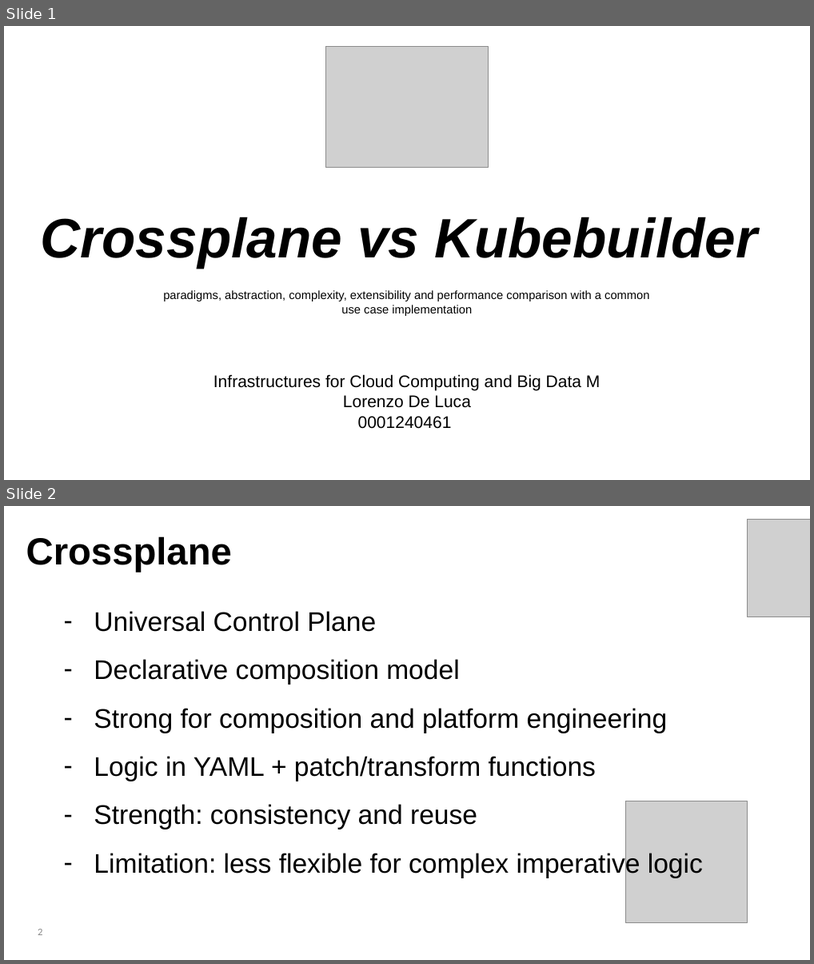
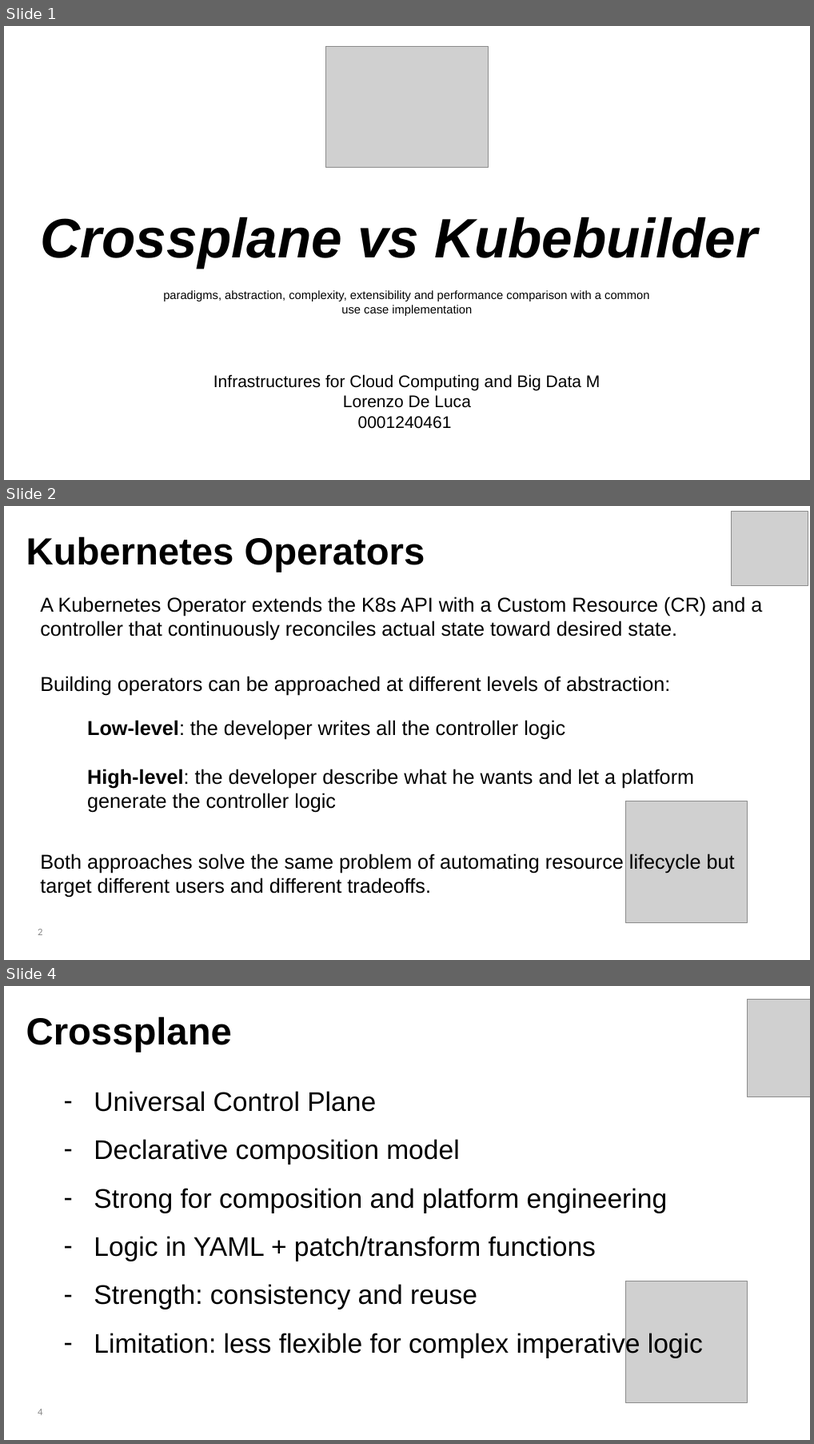
Before and after one commit to lorenzodeluca/kafka-operator-clash, a slide deck: presentation/De Luca Lorenzo_kubebuilder vs crossplane.pptx. Shown one above the other, each under a label of ours: slides 1 and 2 before the commit, slides 1, 2 and 4 after it; the slides between them are not shown. The pictures are 814x964 and 814x1444 pixels, drawn with LibreOffice and Linux fonts; fonts in the diff are those of the drawing; grey boxes stand for pictures. Boxes give left, top, right and bottom in pixels: in the first picture for what was removed or moved away, otherwise in the second. Text is boxed around its words. In the diff, an @@ line names an element or a change of style, - is before the commit and + after.

```diff
--- a/presentation/De Luca Lorenzo_kubebuilder vs crossplane.pptx
+++ b/presentation/De Luca Lorenzo_kubebuilder vs crossplane.pptx
@@ slide 2 added at box(4, 506, 810, 960), background #FFFFFF @@
@@ picture added at box(732, 512, 809, 586) @@
@@ text added at box(26, 536, 426, 572), 45 pt, text #000000, bold @@
+Kubernetes Operators
@@ text added at box(40, 596, 762, 640), 24 pt, text #000000 @@
+A Kubernetes Operator extends the K8s API with a Custom Resource (CR) and a controller that continuously reconciles actual state toward desired state.
@@ text added at box(40, 676, 670, 696), 24 pt, text #000000 @@
+Building operators can be approached at different levels of abstraction:
@@ text added at box(87, 720, 694, 812), 24 pt, text #000000 @@
+Low-level: the developer writes all the controller logic
+High-level: the developer describe what he wants and let a platform generate the controller logic
@@ picture added at box(626, 800, 747, 922) @@
@@ text added at box(40, 853, 735, 897), 24 pt, text #000000 @@
+Both approaches solve the same problem of automating resource lifecycle but target different users and different tradeoffs.
@@ page number added at box(38, 928, 42, 935), 12 pt, text #888888 @@
+2
@@ what was slide 2 is now slide 4 @@
@@ page number at box(38, 1408, 42, 1415): text changed @@
-2
+4
```
Also in this commit, not shown: 5 slides changed, 6 other slides added, 2 slides removed, 11 other files.
